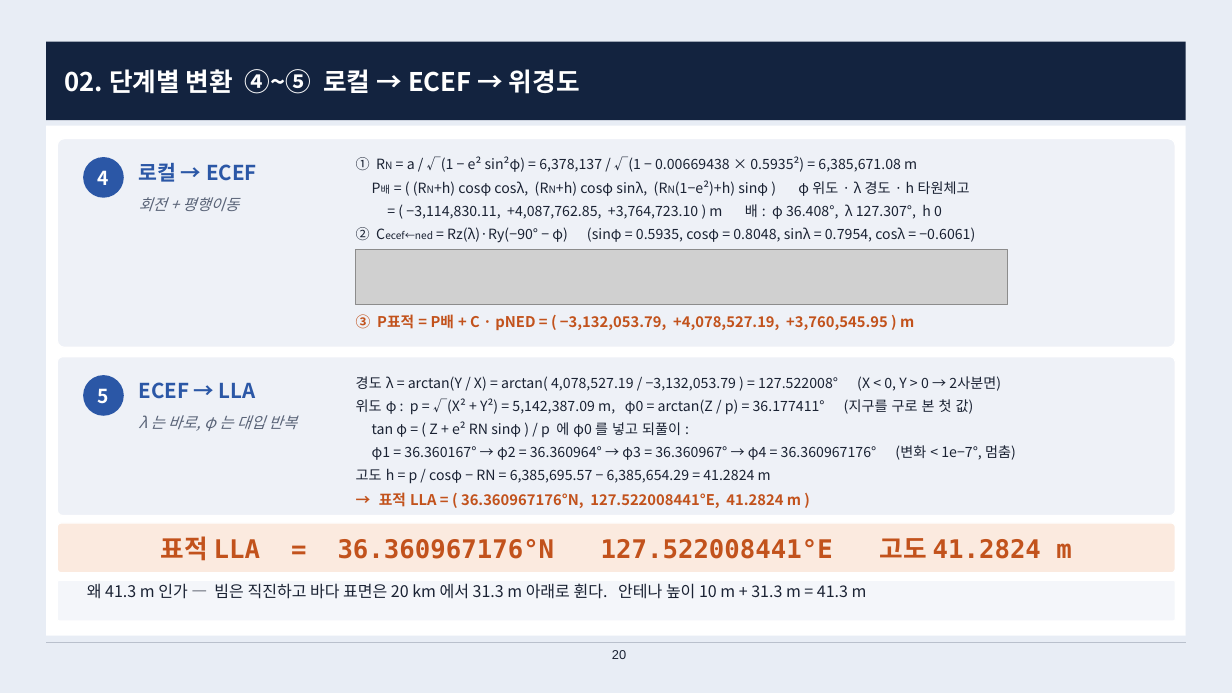
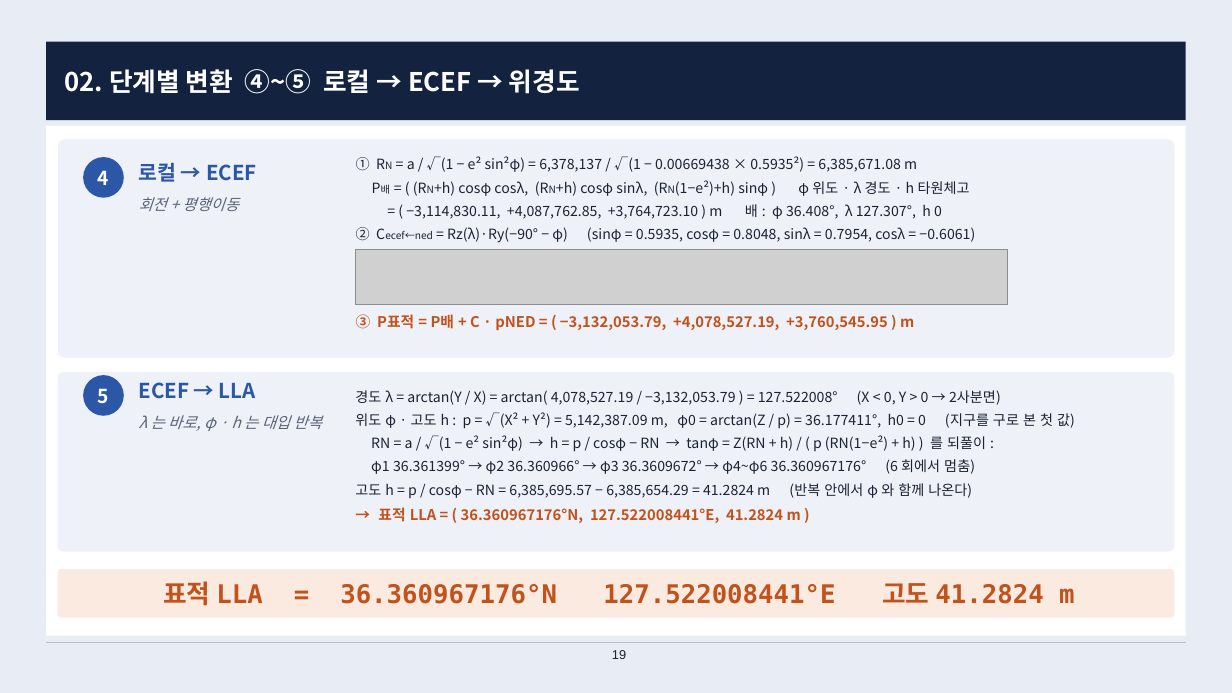
Before and after one commit to harley-hwan/radar-sw-study, a slide deck: slide 19 of Part2_CoordFrames/ref/산출물/Chapter2_coordinate_systems.pptx (slide 20 before the commit). Drawn at 1232x693 pixels with LibreOffice and Linux fonts; fonts in the diff are those of the drawing; grey boxes stand for pictures. Boxes give left, top, right and bottom in pixels: in the first picture for what was removed or moved away, otherwise in the second. Text is boxed around its words. In the diff, an @@ line names an element or a change of style, - is before the commit and + after.

```diff
--- a/Part2_CoordFrames/ref/산출물/Chapter2_coordinate_systems.pptx
+++ b/Part2_CoordFrames/ref/산출물/Chapter2_coordinate_systems.pptx
@@ rounded rectangle: place and size @@
-rounded rectangle at [57,139,1176,348]
+rounded rectangle at [57,139,1176,359]
@@ rounded rectangle: place and size @@
-rounded rectangle at [57,357,1176,516]
+rounded rectangle at [57,372,1176,553]
@@ text "경도 λ = arctan(Y / ...": place and size @@
-text "경도 λ = arctan(Y / ..." at [356,376,1016,508]
+text "경도 λ = arctan(Y / ..." at [355,390,1075,523]
@@ text at [139,415,322,431]: text changed @@
-λ 는 바로, φ 는 대입 반복
+λ 는 바로, φ · h 는 대입 반복
@@ text at [355,412,1075,498]: text changed @@
-위도 φ : p = √(X² + Y²) = 5,142,387.09 m, φ0 = arctan(Z / p) = 36.177411° (지구를 구로 본 첫 값)
-tan φ = ( Z + e² RN sinφ ) / p 에 φ0 를 넣고 되풀이 :
-φ1 = 36.360167° → φ2 = 36.360964° → φ3 = 36.360967° → φ4 = 36.360967176° (변화 < 1e−7°, 멈춤)
-고도 h = p / cosφ − RN = 6,385,695.57 − 6,385,654.29 = 41.2824 m
+위도 φ · 고도 h : p = √(X² + Y²) = 5,142,387.09 m, φ0 = arctan(Z / p) = 36.177411°, h0 = 0 (지구를 구로 본 첫 값)
+RN = a / √(1 − e² sin²φ) → h = p / cosφ − RN → tanφ = Z(RN + h) / ( p (RN(1−e²) + h) ) 를 되풀이 :
+φ1 36.361399° → φ2 36.360966° → φ3 36.3609672° → φ4~φ6 36.360967176° (6 회에서 멈춤)
+고도 h = p / cosφ − RN = 6,385,695.57 − 6,385,654.29 = 41.2824 m (반복 안에서 φ 와 함께 나온다)
@@ rounded rectangle: place and size @@
-rounded rectangle at [57,523,1176,573]
+rounded rectangle at [57,568,1176,618]
@@ text "표적 LLA = 36.360967176°N 127.522008441°E ...": place and size @@
-text "표적 LLA = 36.360967176°N 127.522008441°E ..." at [161,536,1071,561]
+text "표적 LLA = 36.360967176°N 127.522008441°E ..." at [163,581,1074,606]
@@ rounded rectangle removed at [57,580,1176,621] @@
@@ text removed at [87,583,867,599] @@
-왜 41.3 m 인가 — 빔은 직진하고 바다 표면은 20 km 에서 31.3 m 아래로 휜다. 안테나 높이 10 m + 31.3 m = 41.3 m
@@ page number at [612,650,626,659]: text changed @@
-20
+19
```
Also in this commit, not shown: 13 other slides changed, 7 slides added, 4 slides removed, 11 other files.
